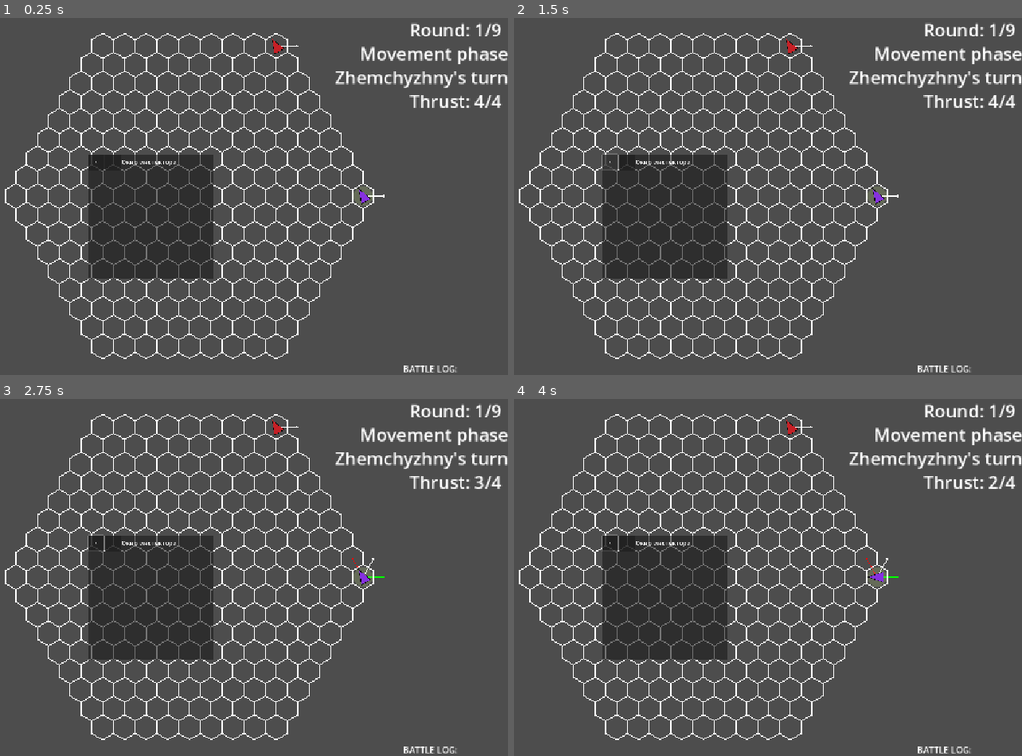
Above: before the commit, frames 1-4 (two rows, left to right).
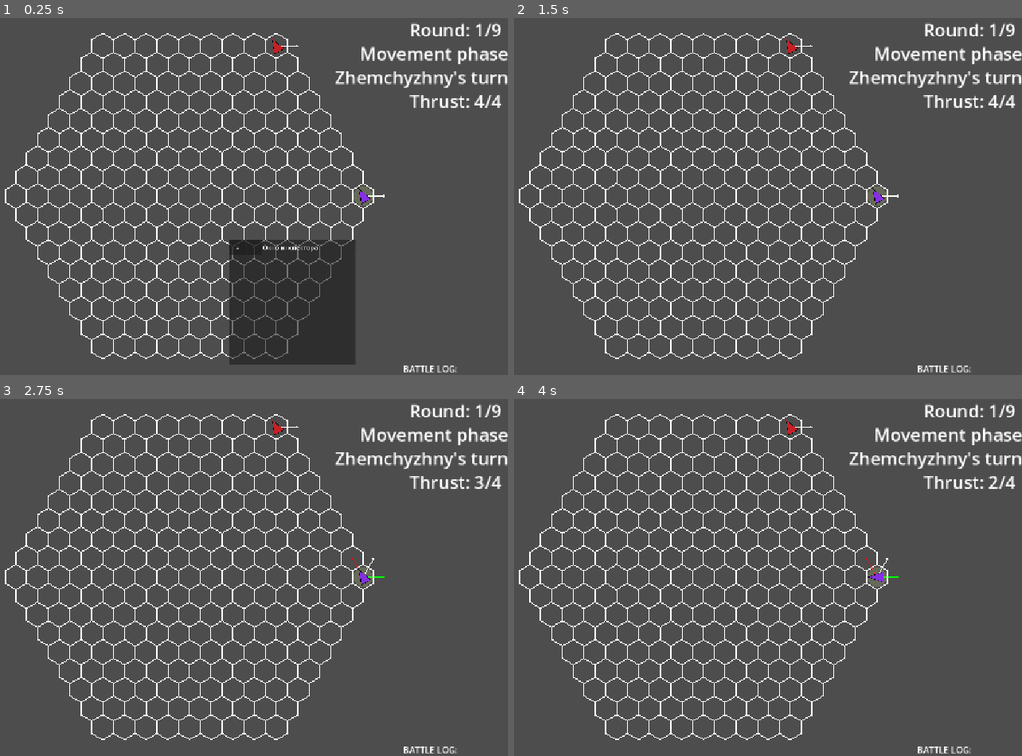
Above: after the commit, the same moments.

Repository: Idandot/Space-Arena
Game: Godot game, scene res://Base Class/Arena.tscn
Two runs of this game, one before a commit and one after it. Both use one fixed random seed, a clock stepped at 60 frames per second and the inputs below.
Inputs (mouse positions are in pixels of both pictures, inside the frame that each line leads up to):
- Up to frame 1 (0.25 s): no input
- Up to frame 2 (1.5 s): click "--" at 0.5 s; click "X" at 1.25 s
- Up to frame 3 (2.75 s): move the mouse to (157, 648) at 2.02 s; hold Up (accelerate) from 2.03 s (still down); click (157, 648) at 2.17 s
- Up to frame 4 (4 s): release Up (accelerate) at 2.75 s; drag from (895, 631) to (529, 577) at 2.77 s; move the mouse to (outside the picture) at 3.52 s; hold Left (turn_left) from 3.53 s (still down); click (outside the picture) at 3.67 s

The runs differ from the first frame. In frame 1, 17% of the frame differs, in the area x 17-70%, y 38-98%; in frame 2, 8.4%; in frame 3, 8.5%; in frame 4, 8.5%.

Commit message:
0.1.6.8 UI Done

Diff:
--- a/Base Class/Actor.tscn
+++ b/Base Class/Actor.tscn
@@ -1,10 +1,13 @@
-[gd_scene load_steps=14 format=3 uid="uid://c4kh3mrinecq8"]
+[gd_scene load_steps=17 format=3 uid="uid://c4kh3mrinecq8"]
 
 [ext_resource type="Script" uid="uid://cgvsym4hxgs0s" path="res://Base Class/Actor.gd" id="1_3jj5i"]
 [ext_resource type="Script" uid="uid://bk5ges4258ki7" path="res://Base Class/Visualizer.gd" id="2_np13p"]
 [ext_resource type="Resource" uid="uid://dkxvnl4kxb403" path="res://Resources/Textures/Ship.tres" id="3_poh3c"]
+[ext_resource type="Script" uid="uid://b3xumdidevena" path="res://Base Class/window_opener.gd" id="4_hcv5f"]
+[ext_resource type="PackedScene" uid="uid://cyeegvoov25bo" path="res://UI/inspection_window.tscn" id="5_0r5c5"]
 [ext_resource type="Script" uid="uid://cpwlg2v1jnfow" path="res://Base Class/HexRigidbody.gd" id="5_gwfru"]
 [ext_resource type="Script" uid="uid://bpovoinqd86cg" path="res://Base Class/VectorVisualizer.gd" id="6_tn1aj"]
+[ext_resource type="PackedScene" uid="uid://bnv8yabjdd0px" path="res://UI/WindowContents/ShipContents.tscn" id="6_vqikk"]
 [ext_resource type="Script" uid="uid://ctbaoqmjpniyw" path="res://Base Class/ShipLayout.gd" id="7_cy77k"]
 [ext_resource type="Script" uid="uid://cbpkr8ioimvfb" path="res://Modules/PlayerController.gd" id="7_oayqi"]
 [ext_resource type="Script" uid="uid://cq6i5t0avk767" path="res://Base Class/ShipMediator.gd" id="7_r3n7q"]
@@ -25,6 +28,14 @@
 actor_mediator = NodePath("../ActorMediator")
 hex_rigidbody = NodePath("../HexRigidbody")
 start_texture = ExtResource("3_poh3c")
+
+[node name="Area2D" type="Area2D" parent="Visualizer"]
+script = ExtResource("4_hcv5f")
+window_reference = ExtResource("5_0r5c5")
+ship_contents = ExtResource("6_vqikk")
+
+[node name="CollisionPolygon2D" type="CollisionPolygon2D" parent="Visualizer/Area2D"]
+polygon = PackedVector2Array(-30, 25, -30, -25, 40, 0)
 
 [node name="HexRigidbody" type="Node2D" parent="." node_paths=PackedStringArray("actor_mediator")]
 script = ExtResource("5_gwfru")
--- a/Base Class/Arena.tscn
+++ b/Base Class/Arena.tscn
@@ -156,7 +156,7 @@
 vertical_alignment = 2
 
 [node name="Control" parent="." instance=ExtResource("23_0x5v4")]
-offset_left = -516.0
-offset_top = -214.0
-offset_right = -516.0
-offset_bottom = -214.0
+offset_left = 206.0
+offset_top = 223.0
+offset_right = 206.0
+offset_bottom = 223.0
--- /dev/null
+++ b/Base Class/window_opener.gd
@@ -0,0 +1,26 @@
+extends Area2D
+
+
+@export var window_reference: PackedScene
+@export var ship_contents: PackedScene
+
+var window: InspectionWindow
+@onready var actor: Actor = self.get_parent().get_parent()
+
+func _input_event(_viewport: Viewport, event: InputEvent, _shape_idx: int) -> void:
+	if event is InputEventMouseButton:
+		if event.button_index == MOUSE_BUTTON_LEFT and event.pressed:
+			open_window()
+	return
+
+func open_window():
+	if !window_reference:
+		push_warning("No reference!")
+		return
+
+	window = window_reference.instantiate()
+	window.setup(actor, actor.display_name, ship_contents)
+	var canvas = CanvasLayer.new()
+	canvas.layer = 100
+	get_tree().root.add_child(canvas)
+	canvas.add_child(window)
--- /dev/null
+++ b/UI/WindowContents/ShipContents.tscn
@@ -0,0 +1,29 @@
+[gd_scene format=3 uid="uid://bnv8yabjdd0px"]
+
+[node name="Label" type="Label"]
+offset_right = 640.0
+offset_bottom = 165.0
+text = "Не выходи из комнаты, не совершай ошибку.
+Зачем тебе Солнце, если ты куришь Шипку?
+За дверью бессмысленно всё, особенно — возглас счастья.
+Только в уборную — и сразу же возвращайся.
+О, не выходи из комнаты, не вызывай мотора.
+Потому что пространство сделано из коридора
+и кончается счетчиком. А если войдет живая
+милка, пасть разевая, выгони не раздевая.
+Не выходи из комнаты; считай, что тебя продуло.
+Что интересней на свете стены и стула?
+Зачем выходить оттуда, куда вернешься вечером
+таким же, каким ты был, тем более — изувеченным?
+О, не выходи из комнаты. Танцуй, поймав, боссанову
+в пальто на голое тело, в туфлях на босу ногу.
+В прихожей пахнет капустой и мазью лыжной.
+Ты написал много букв; еще одна будет лишней.
+Не выходи из комнаты. О, пускай только комната
+догадывается, как ты выглядишь. И вообще инкогнито
+эрго сум, как заметила форме в сердцах субстанция.
+Не выходи из комнаты! На улице, чай, не Франция.
+Не будь дураком! Будь тем, чем другие не были.
+Не выходи из комнаты! То есть дай волю мебели,
+слейся лицом с обоями. Запрись и забаррикадируйся
+шкафом от хроноса, космоса, эроса, расы, вируса."
--- a/UI/inspection_window.tscn
+++ b/UI/inspection_window.tscn
@@ -3,7 +3,7 @@
 [ext_resource type="Script" uid="uid://b4t3dbbyaogwk" path="res://inspection_window.gd" id="1_sv08r"]
 [ext_resource type="Theme" uid="uid://dho5hnu13gwhm" path="res://Themes/Font.tres" id="2_vdbsl"]
 
-[node name="Control" type="Control" node_paths=PackedStringArray("title_label", "close_button", "minimize_button", "margin_container", "content_area")]
+[node name="Control" type="Control" node_paths=PackedStringArray("title_label", "close_button", "minimize_button", "body_panel", "container")]
 layout_mode = 3
 anchors_preset = 15
 anchor_right = 1.0
@@ -15,13 +15,13 @@
 title_label = NodePath("Panel/Header/TitleLabel")
 close_button = NodePath("Panel/Header/CloseButton")
 minimize_button = NodePath("Panel/Header/MinimizeButton")
-margin_container = NodePath("Panel/MarginContainer")
-content_area = NodePath("Panel/MarginContainer/Content Area")
+body_panel = NodePath("Body")
+container = NodePath("Body/MarginContainer/VBoxContainer")
 
 [node name="Panel" type="Panel" parent="."]
 layout_mode = 1
 offset_right = 640.0
-offset_bottom = 640.0
+offset_bottom = 80.0
 
 [node name="Header" type="HBoxContainer" parent="Panel"]
 layout_mode = 0
@@ -41,15 +41,21 @@
 [node name="TitleLabel" type="Label" parent="Panel/Header"]
 custom_minimum_size = Vector2(80, 80)
 layout_mode = 2
+mouse_filter = 1
 theme = ExtResource("2_vdbsl")
 text = "Окно внутриигрового инспектора"
 vertical_alignment = 1
 
-[node name="MarginContainer" type="MarginContainer" parent="Panel"]
+[node name="Body" type="Panel" parent="."]
 layout_mode = 0
 offset_top = 80.0
 offset_right = 640.0
 offset_bottom = 640.0
 
-[node name="Content Area" type="Control" parent="Panel/MarginContainer"]
+[node name="MarginContainer" type="ScrollContainer" parent="Body"]
+layout_mode = 0
+offset_right = 640.0
+offset_bottom = 560.0
+
+[node name="VBoxContainer" type="VBoxContainer" parent="Body/MarginContainer"]
 layout_mode = 2
--- a/inspection_window.gd
+++ b/inspection_window.gd
@@ -1,8 +1,8 @@
 extends Control
-class_name inspection_window
+class_name InspectionWindow
 
 signal window_closed(window_instance)
-signal window_minimized(window_instance, is_minimized)
+signal window_is_minimized(window_instance, is_is_minimized)
 
 @export var title: String = "Untitled":
 	set(value):
@@ -13,31 +13,53 @@
 @export var title_label: Label
 @export var close_button: Button
 @export var minimize_button: Button
-@export var margin_container: MarginContainer
-@export var content_area: Node
+@export var body_panel: Panel
+@export var container: Container
+
+var window_content: Node
 
 var _inspected_object: Object = null
+var _is_minimized: bool = false
 
 func _ready() -> void:
 	title = title
 
 	close_button.pressed.connect(_on_close_button_pressed)
-	minimize_button.pressed.connect(_on_minimizer_button_pressed)
-	_update_minimize_state(false)
+	minimize_button.pressed.connect(_on_minimize_button_pressed)
+	title_label.gui_input.connect(_on_title_label_gui_input)
 
-
-
-
-
-
-
-
+func setup(object: Object, setup_title: String, content: PackedScene):
+	title = setup_title
+	_inspected_object = object
+	window_content = content.instantiate()
+	container.add_child(window_content)
 
 func _on_close_button_pressed():
-	return
+	queue_free()
+	window_closed.emit(self)
 
-func _on_minimizer_button_pressed():
-	return
+func _on_minimize_button_pressed():
+	_is_minimized = !_is_minimized
+	body_panel.visible = !_is_minimized
+	window_is_minimized.emit(self, _is_minimized)
 
-func _update_minimize_state(_ool: bool):
-	return
+var drag_offset = Vector2.ZERO
+
+func _on_title_label_gui_input(event):
+	if event is InputEventMouseButton:
+		if event.button_index == MOUSE_BUTTON_LEFT:
+			if event.pressed:
+				drag_offset = get_local_mouse_position()
+			else:
+				drag_offset = Vector2.ZERO
+	if event is InputEventMouseMotion:
+		if drag_offset != Vector2.ZERO:
+			global_position = get_global_mouse_position() - drag_offset
+			_clamp_to_screen()
+
+func _clamp_to_screen():
+	var viewport_size = get_viewport().get_visible_rect().size
+	var window_size = size
+
+	position.x = clamp(position.x, 0, viewport_size.x - window_size.x)
+	position.y = clamp(position.y, 0, viewport_size.y - window_size.y)
